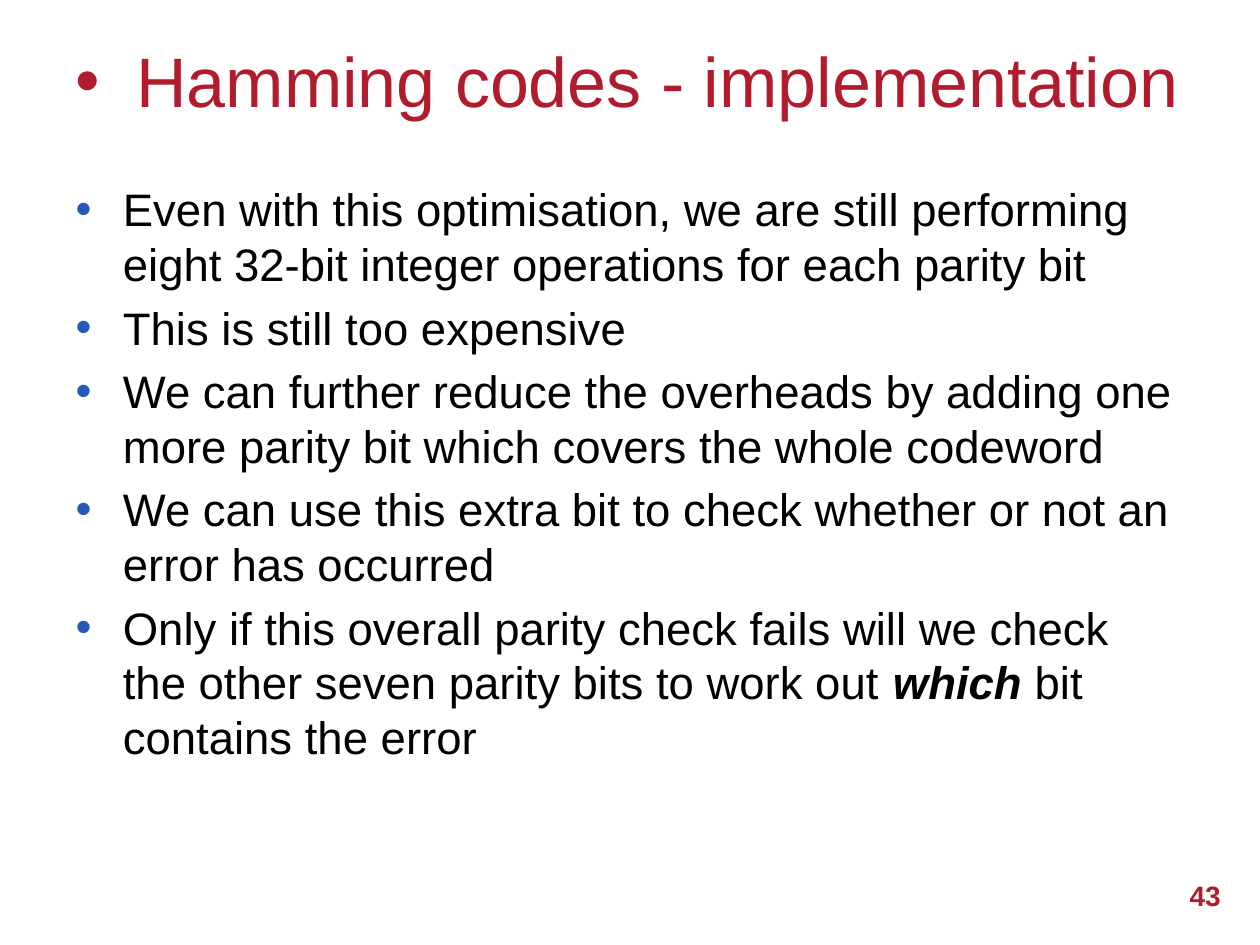
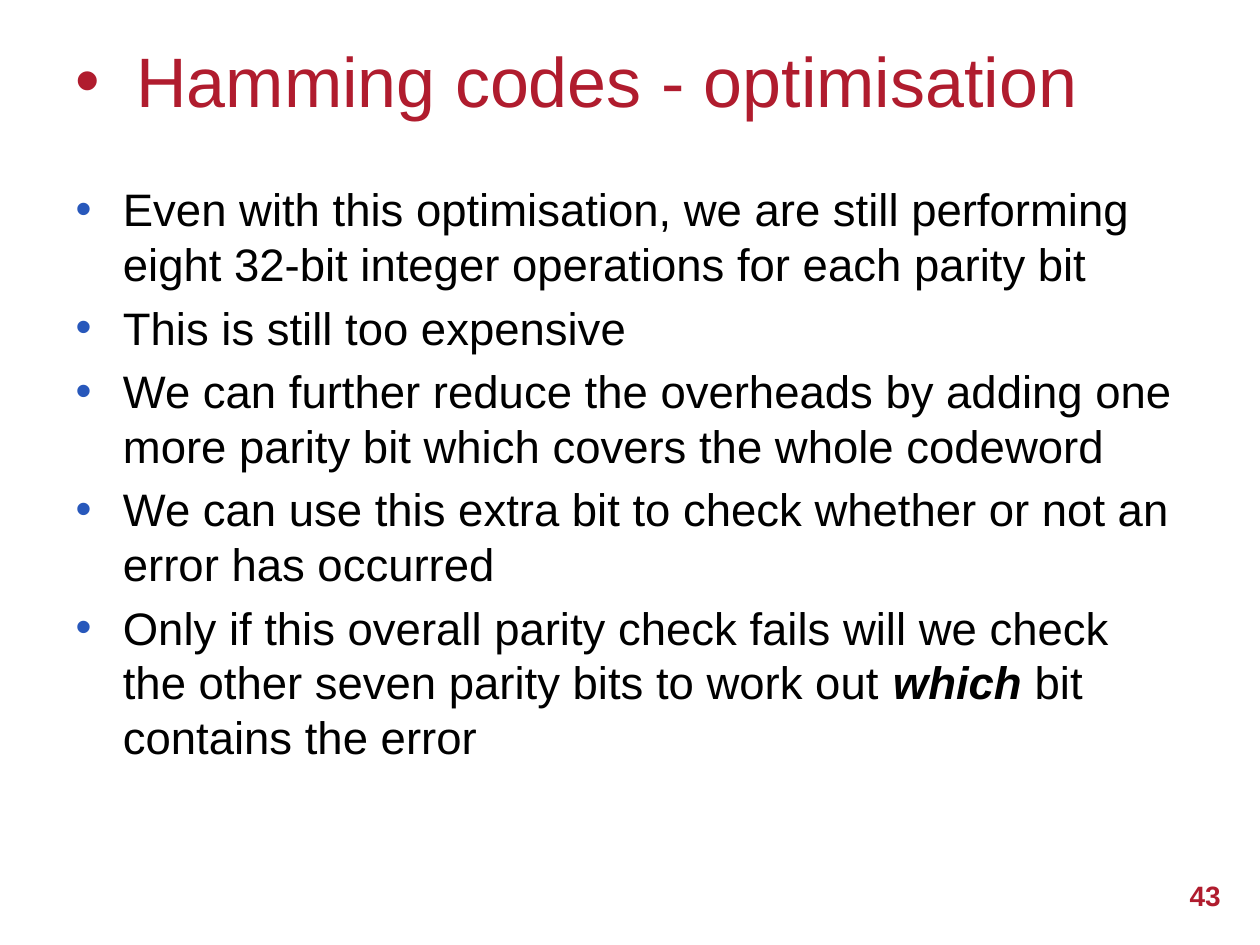
Before and after one commit to UoB-HPC/abft-training, a slide deck: slide 43 of sparse-abft.pptx. Drawn at 1260x945 pixels with LibreOffice and Linux fonts; fonts in the diff are those of the drawing; background and template pictures are left out. Boxes give left, top, right and bottom in pixels: in the first picture for what was removed or moved away, otherwise in the second. Text is boxed around its words. In the diff, an @@ line names an element or a change of style, - is before the commit and + after.

```diff
--- a/sparse-abft.pptx
+++ b/sparse-abft.pptx
@@ title at <box>136,56,1077,120</box>: text changed @@
-• Hamming codes - implementation
+• Hamming codes - optimisation
```
Also in this commit, not shown: 3 other slides changed, 2 slides added.
